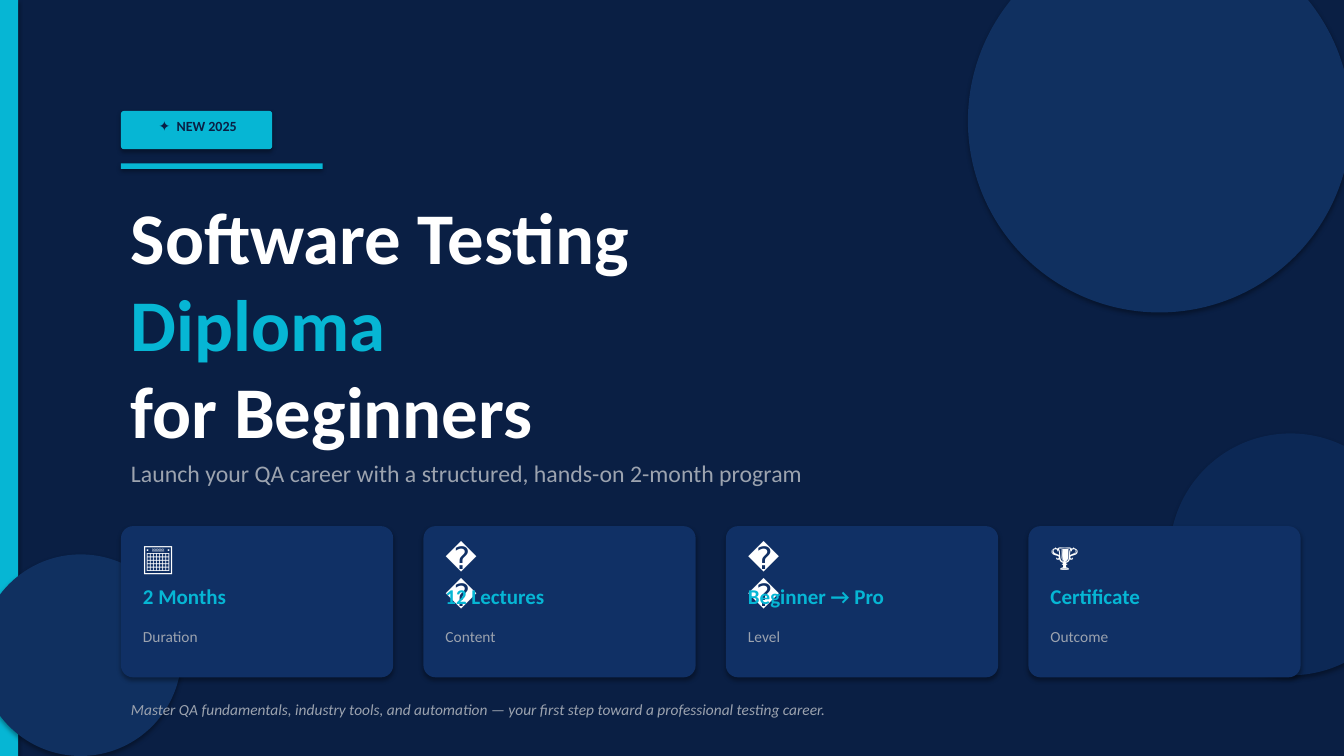
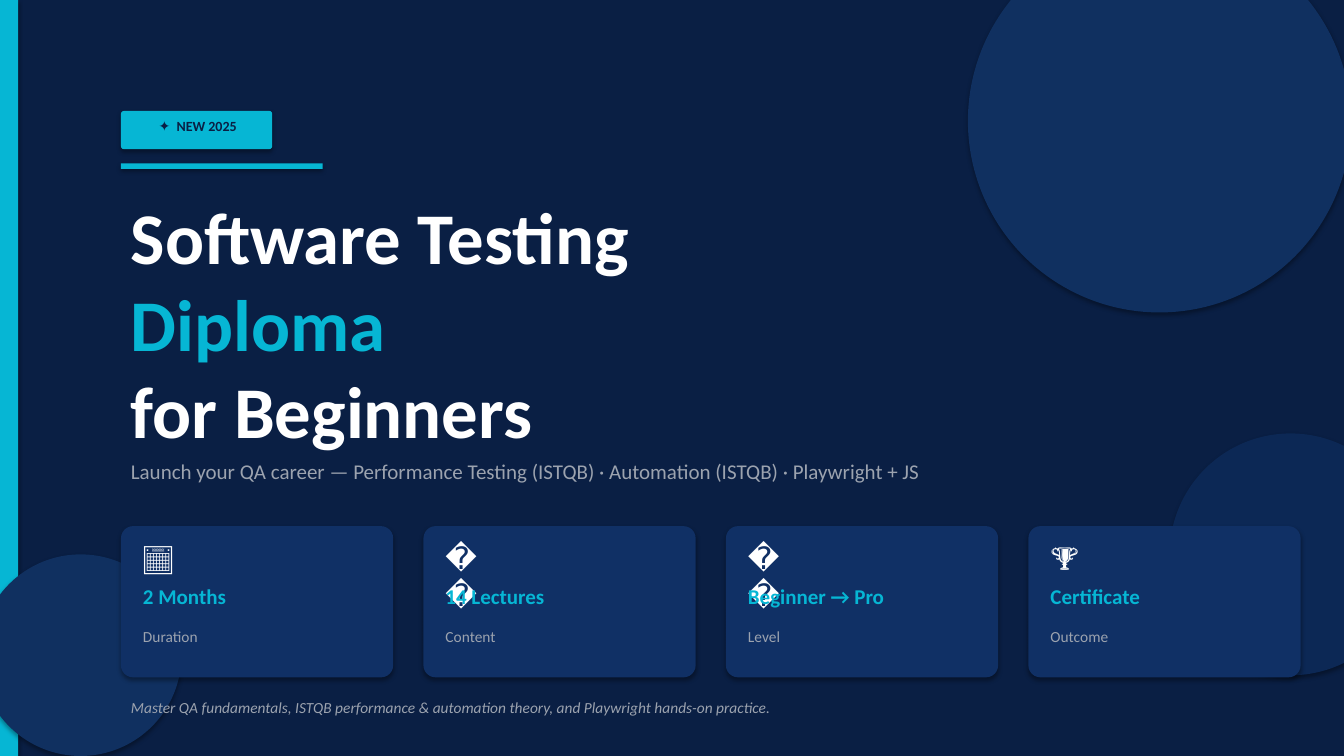
Before and after one commit to Razan-Eldaif/performance-testing-exam, a slide deck: slide 1 of Software_Testing_Diploma_Beginners.pptx. Drawn at 1344x756 pixels with LibreOffice and Linux fonts; fonts in the diff are those of the drawing. Boxes give left, top, right and bottom in pixels: in the first picture for what was removed or moved away, otherwise in the second. Text is boxed around its words. In the diff, an @@ line names an element or a change of style, - is before the commit and + after.

```diff
--- a/Software_Testing_Diploma_Beginners.pptx
+++ b/Software_Testing_Diploma_Beginners.pptx
@@ text at <box>131,464,918,483</box>: text changed; size 17 to 15 pt @@
-Launch your QA career with a structured, hands-on 2-month program
+Launch your QA career — Performance Testing (ISTQB) · Automation (ISTQB) · Playwright + JS
@@ text at <box>131,700,770,718</box>: text changed @@
-Master QA fundamentals, industry tools, and automation — your first step toward a professional testing career.
+Master QA fundamentals, ISTQB performance & automation theory, and Playwright hands-on practice.
```
Also in this commit, not shown: 9 other slides changed, 4 slides added.
